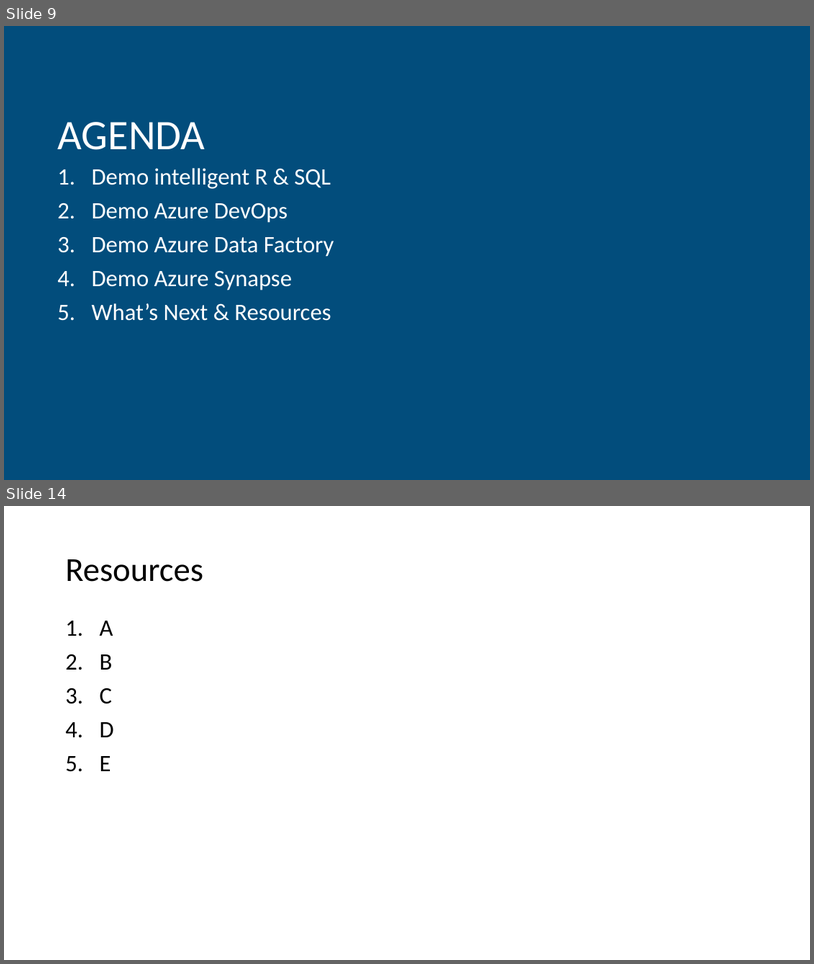
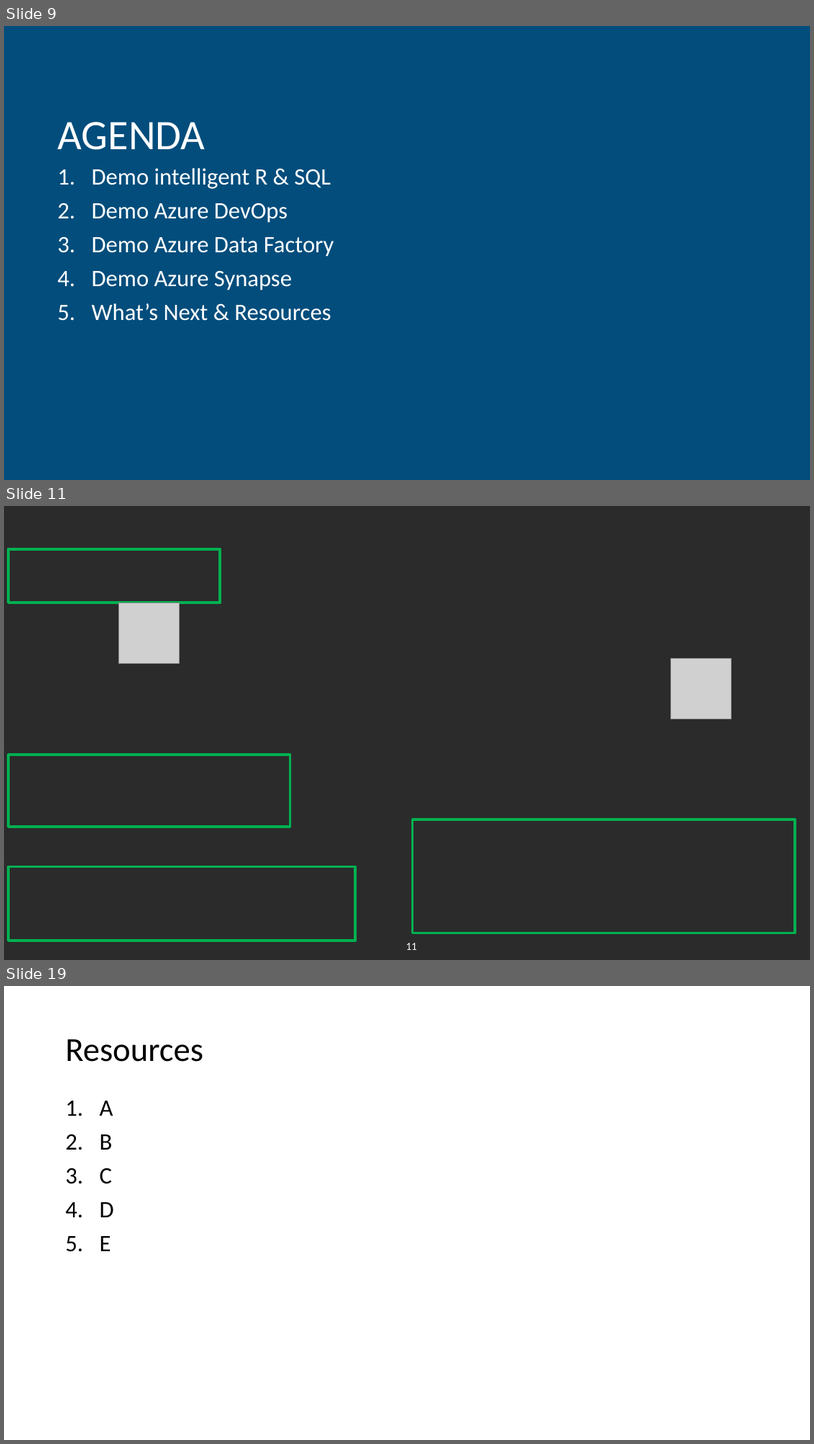
Before and after one commit to hfleitas/AzureSynapseForActuaries, a slide deck: Brent-Hiram-BackToBasicsAnalyticsForActuaries_format.pptx. Shown one above the other, each under a label of ours: slides 9 and 14 before the commit, slides 9, 11 and 19 after it; the slides between them are not shown. The pictures are 814x964 and 814x1444 pixels, drawn with LibreOffice and Linux fonts; fonts in the diff are those of the drawing; grey boxes stand for pictures; background and template pictures are left out; a plain dark background stands for a picture behind light text. Boxes give left, top, right and bottom in pixels: in the first picture for what was removed or moved away, otherwise in the second. Text is boxed around its words. In the diff, an @@ line names an element or a change of style, - is before the commit and + after.

```diff
--- a/Brent-Hiram-BackToBasicsAnalyticsForActuaries_format.pptx
+++ b/Brent-Hiram-BackToBasicsAnalyticsForActuaries_format.pptx
@@ slide 11 added at box(4, 506, 810, 960), background picture (left out) @@
@@ rectangle added at box(8, 549, 220, 602), outline #00B050 3 pt @@
@@ picture added at box(119, 602, 180, 663) @@
@@ picture added at box(671, 659, 732, 719) @@
@@ rectangle added at box(8, 754, 290, 826), outline #00B050 3 pt @@
@@ rectangle added at box(413, 819, 796, 932), outline #00B050 3 pt @@
@@ rectangle added at box(8, 867, 355, 940), outline #00B050 3 pt @@
@@ page number added at box(406, 942, 417, 950), 13 pt, text #FFFFFF @@
+11
@@ what was slide 14 is now slide 19 @@
```
Also in this commit, not shown: 4 slides changed, 4 other slides added.
